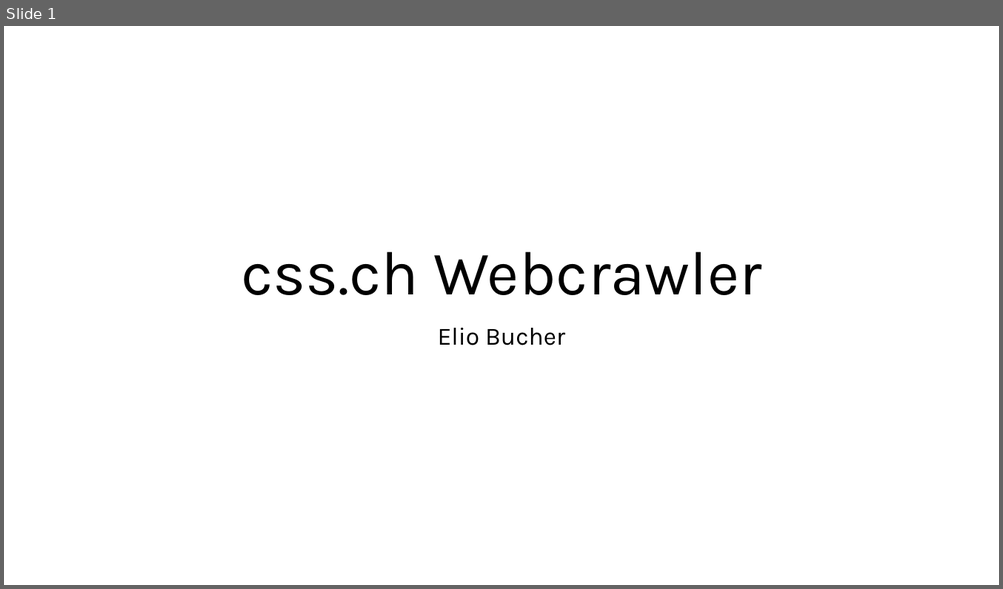
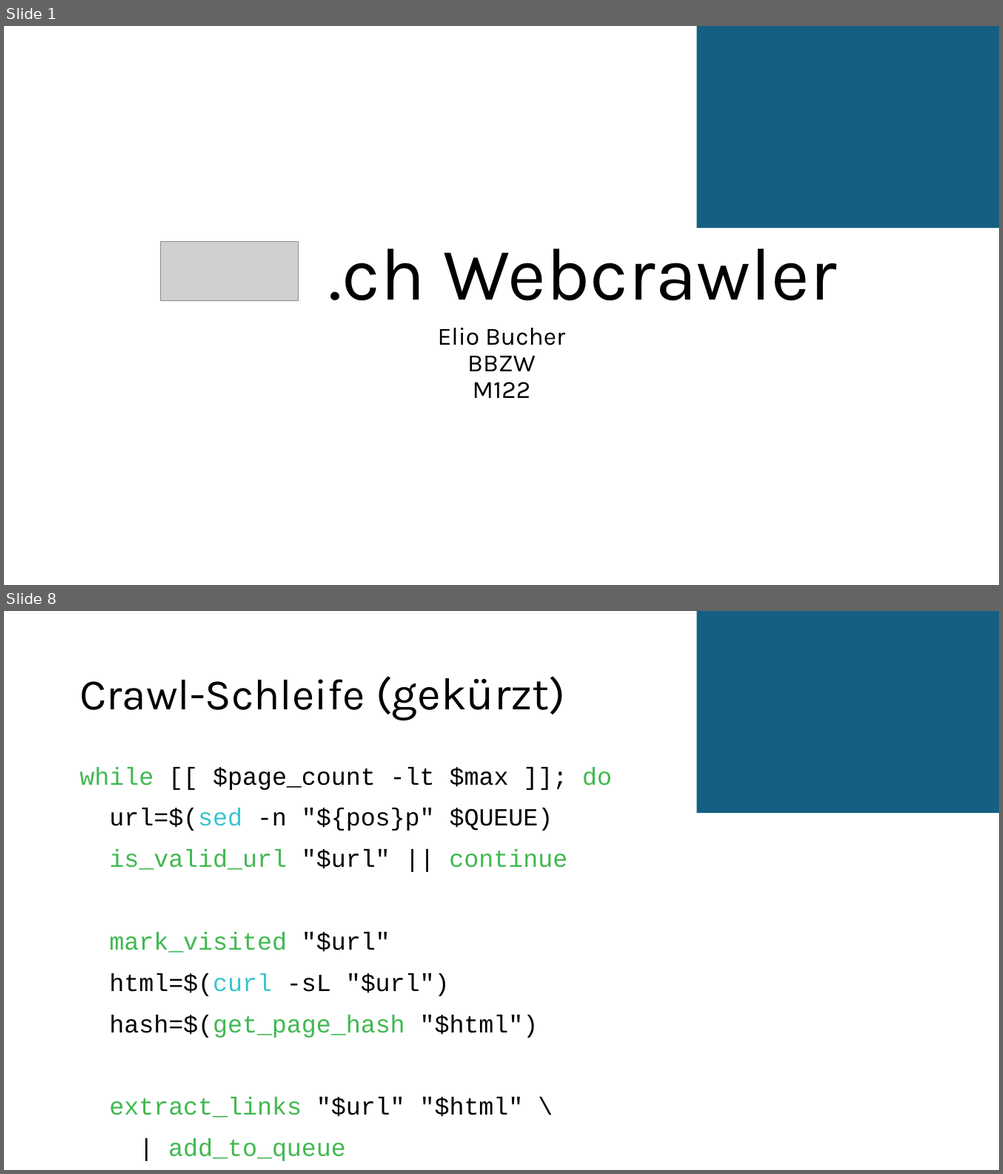
Before and after one commit to ElioBucher/M122-CSS-Web-Crawler, a slide deck: planning/css.ch Webcrawler.pptx. Shown one above the other, each under a label of ours: slide 1 before the commit, slides 1 and 8 after it; the slides between them are not shown. The pictures are 1003x589 and 1003x1174 pixels, drawn with LibreOffice and Linux fonts; fonts in the diff are those of the drawing; grey boxes stand for pictures. Boxes give left, top, right and bottom in pixels: in the first picture for what was removed or moved away, otherwise in the second. Text is boxed around its words. In the diff, an @@ line names an element or a change of style, - is before the commit and + after.

```diff
--- a/planning/css.ch Webcrawler.pptx
+++ b/planning/css.ch Webcrawler.pptx
@@ slide 8 added at (x1=4, y1=611, x2=999, y2=1170), background #FFFFFF @@
@@ rectangle added at (x1=697, y1=611, x2=999, y2=813), fill #156082 @@
@@ title added at (x1=79, y1=676, x2=566, y2=721), 42 pt, text #000000 @@
+Crawl-Schleife (gekürzt)
@@ text added at (x1=79, y1=767, x2=612, y2=1162), 23.8 pt, text #000000 @@
+while [[ $page_count -lt $max ]]; do
+url=$(sed -n "${pos}p" $QUEUE)
+is_valid_url "$url" || continue
+mark_visited "$url"
+html=$(curl -sL "$url")
+hash=$(get_page_hash "$html")
+extract_links "$url" "$html" \
+| add_to_queue
+done
@@ slide 1 changed as well @@
@@ rectangle added at (x1=697, y1=26, x2=999, y2=228), fill #156082 @@
@@ picture added at (x1=160, y1=242, x2=298, y2=301) @@
@@ title at (x1=329, y1=249, x2=836, y2=301): text changed; size 60 to 72 pt @@
-css.ch Webcrawler
+.ch Webcrawler
@@ subtitle at (x1=438, y1=328, x2=565, y2=398): text changed @@
-Elio Bucher
+Elio Bucher
+BBZW
+M122
```
Also in this commit, not shown: 8 other slides added.
